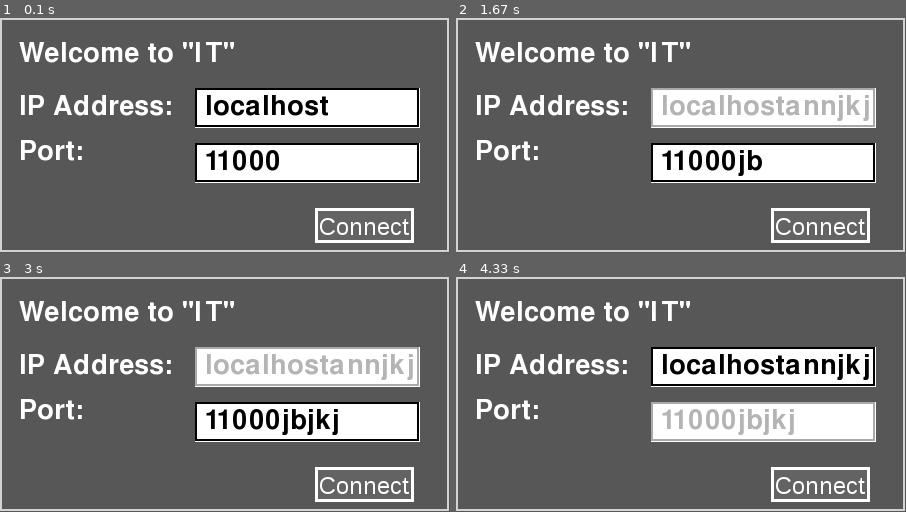
Above: before the commit, frames 1-4 (two rows, left to right).
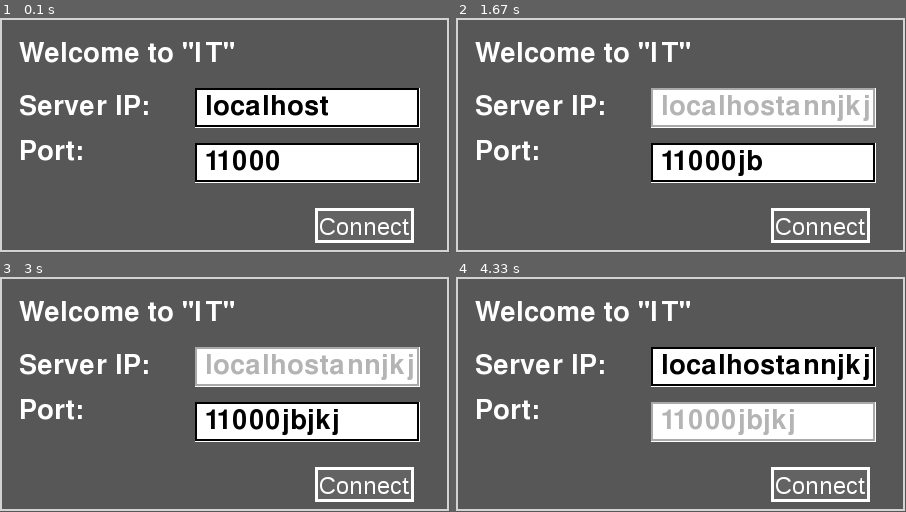
Above: after the commit, the same moments.

Repository: bhartshorn/it
Game: pygame game, started from client.py
Two runs of this game, one before a commit and one after it. Both use one fixed random seed, a clock stepped at 60 frames per second and the inputs below.
Inputs:
- Up to frame 1 (0.1 s): no input
- Up to frame 2 (1.67 s): type "ann" at 0.33 s; tap Enter at 0.67 s; hold Up 0.88-1.35 s; tap J at 0.95, 1.25, 1.5 s; tap K at 1.03 s; hold Down from 1.43 s (still down); tap B at 1.58 s
- Up to frame 3 (3 s): release Down at 1.73 s; hold Up 1.77-2.13 s; tap J at 1.83, 2.23, 2.63, 2.97 s; hold Down 2.17-2.53 s; tap K at 2.32 s; hold Up 2.57-2.87 s; tap B at 2.72 s; hold Down from 2.9 s (still down)
- Up to frame 4 (4.33 s): release Down at 3.2 s; hold Up 3.23-3.6 s; tap J at 3.3, 3.7, 4.1 s; tap K at 3.38 s; hold Down 3.63-4 s; tap B at 3.78 s; hold Up from 4.03 s (still down)

The runs differ from the first frame. In frame 1, 1.5% of the frame differs, in the area x 4-38%, y 32-42%; in frame 2, 1.5%; in frame 3, 1.5%; in frame 4, 1.5%.

Commit message:
Added the port to the server

Diff:
--- a/client.py
+++ b/client.py
@@ -283,7 +283,7 @@
     showLabel(intro_label)
 
 
-    ip_label = makeLabel("IP Address:", 40, 19, 75, "white", "LiberationsSansRegular")
+    ip_label = makeLabel("Server IP:", 40, 19, 75, "white", "LiberationsSansRegular")
     showLabel(ip_label)
 
 
--- a/server.py
+++ b/server.py
@@ -189,7 +189,7 @@
     t = threading.Thread(target=update_clients, args=(client_sockets, players))
     threads.append(t)
     t.start()
-    print("Waiting on Client...")
+    print "Waiting for client on port:",port,"..."
     while not quit:
         try:
             (client_sock, address) = server_sock.accept()
